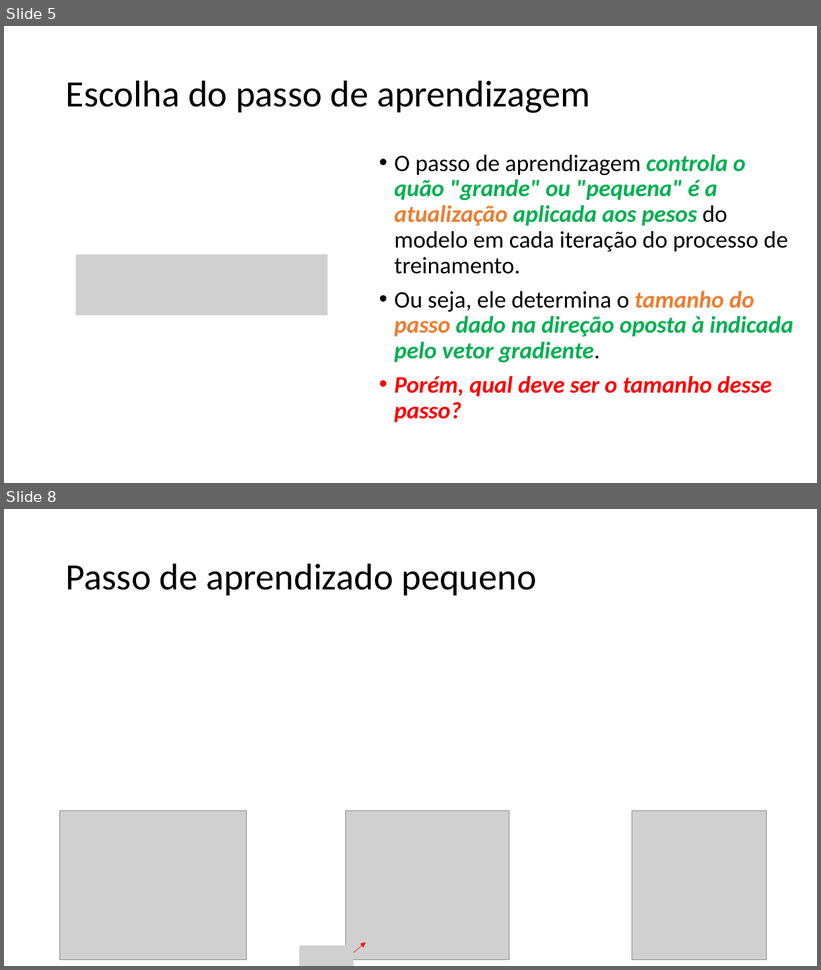
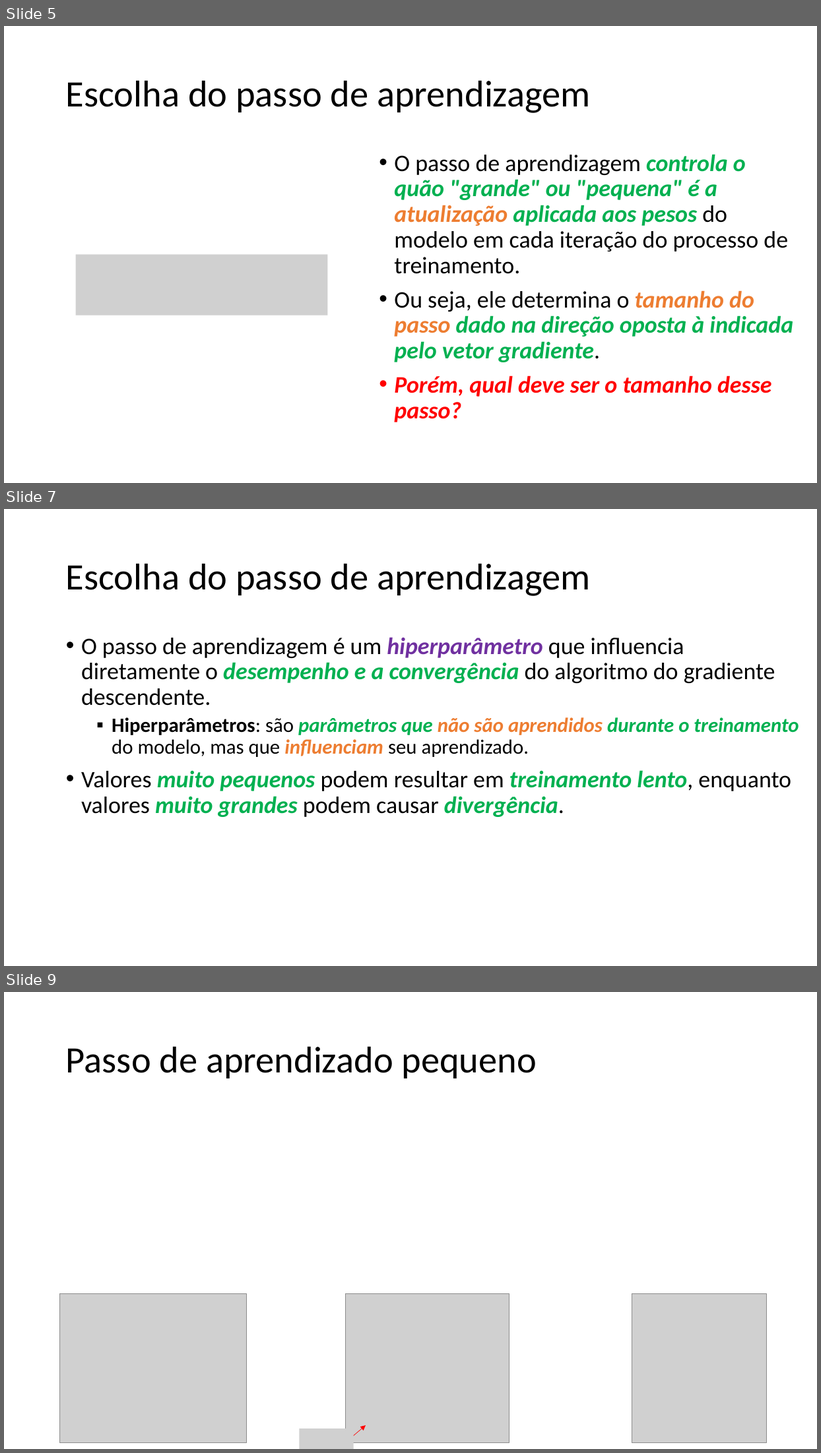
Before and after one commit to zz4fap/t319_aprendizado_de_maquina, a slide deck: slides/T319_Regressão_Linear (Parte III).pptx. Shown one above the other, each under a label of ours: slides 5 and 8 before the commit, slides 5, 7 and 9 after it; the slides between them are not shown. The pictures are 821x970 and 821x1453 pixels, drawn with LibreOffice and Linux fonts; fonts in the diff are those of the drawing; grey boxes stand for pictures. Boxes give left, top, right and bottom in pixels: in the first picture for what was removed or moved away, otherwise in the second. Text is boxed around its words. In the diff, an @@ line names an element or a change of style, - is before the commit and + after.

```diff
--- a/slides/T319_Regressão_Linear (Parte III).pptx
+++ b/slides/T319_Regressão_Linear (Parte III).pptx
@@ slide 7 added at <box>4,509,817,966</box>, background #FFFFFF @@
@@ title added at <box>66,563,591,596</box>, 44 pt, text #000000 @@
+Escolha do passo de aprendizagem
@@ text added at <box>81,637,799,817</box>, 28 pt, text #000000 @@
+• O passo de aprendizagem é um hiperparâmetro que influencia diretamente o desempenho e a convergência do algoritmo do gradiente descendente.
+  ▪ Hiperparâmetros: são parâmetros que não são aprendidos durante o treinamento do modelo, mas que influenciam seu aprendizado.
+• Valores muito pequenos podem resultar em treinamento lento, enquanto valores muito grandes podem causar divergência.
@@ what was slide 8 is now slide 9 @@
```
Also in this commit, not shown: 5 slides changed, 5 other files.
